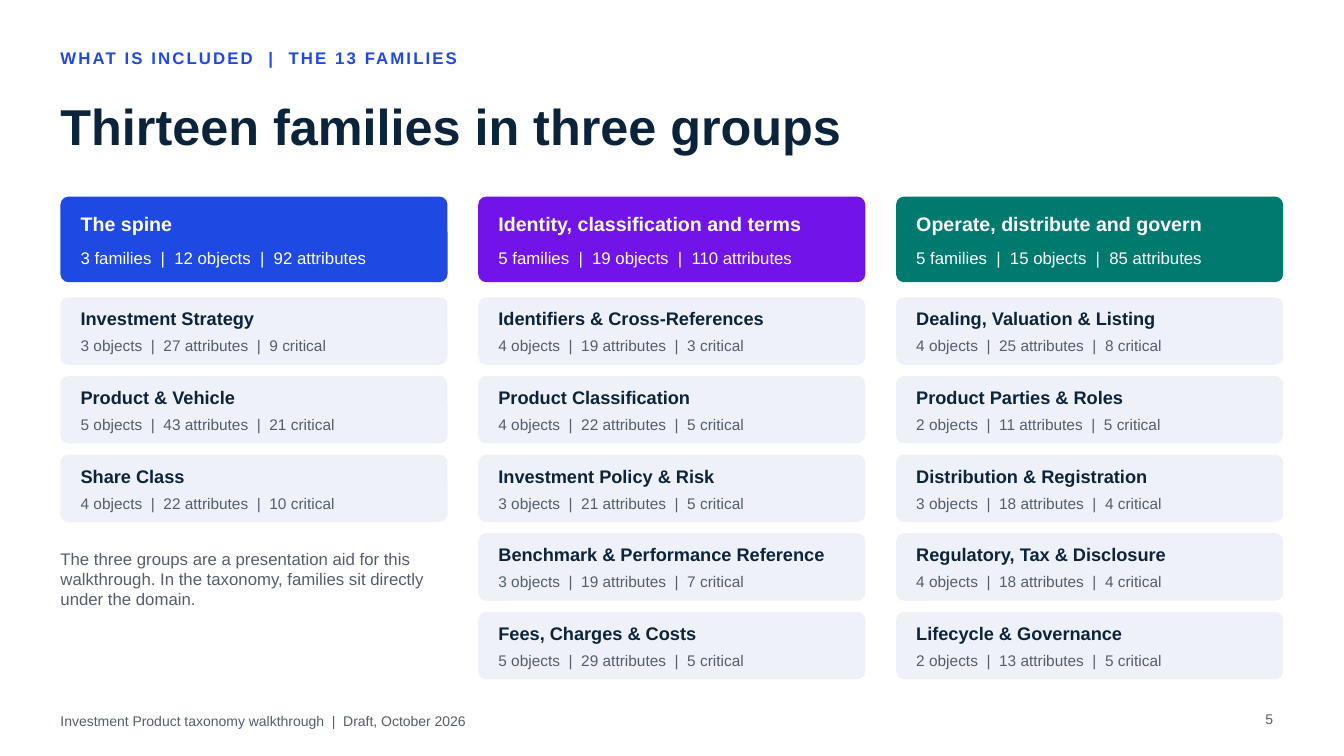
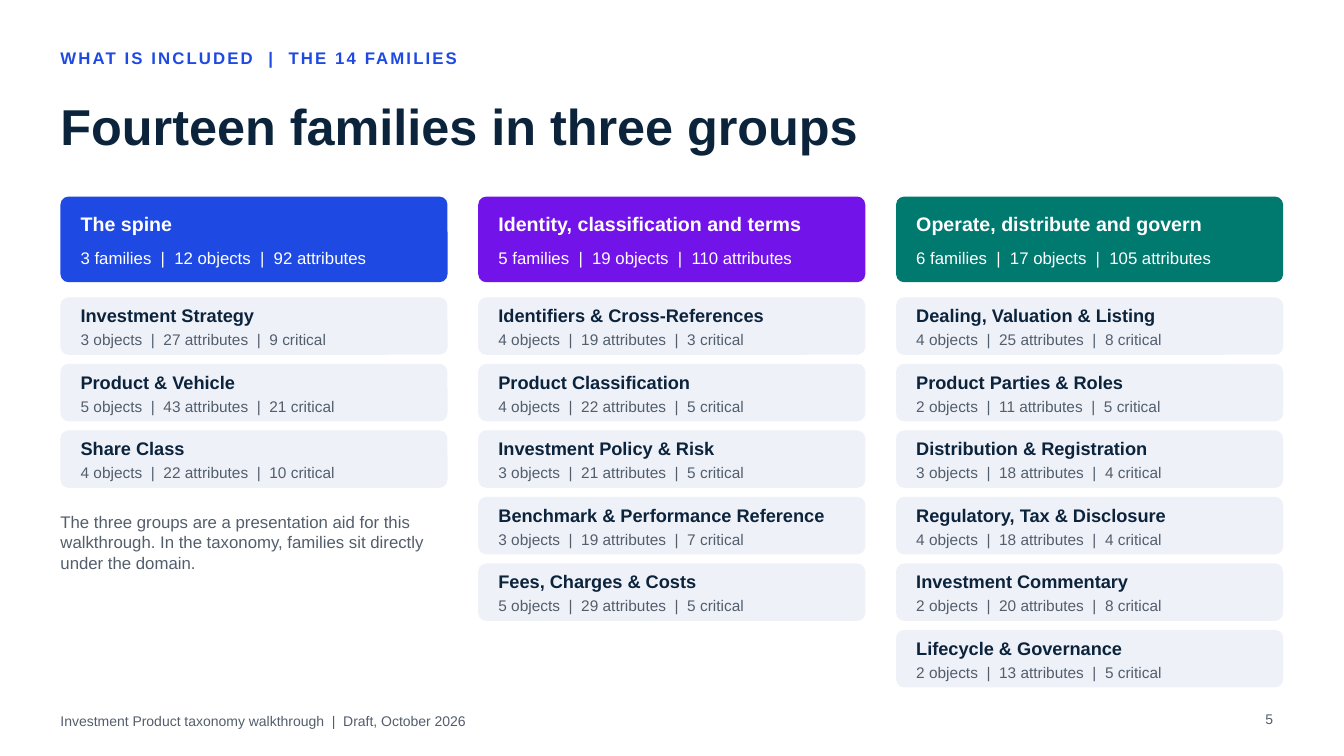
Before and after one commit to jlassetco/amt, a slide deck: slide 5 of Investment_Product_Taxonomy_Walkthrough.pptx. Drawn at 1344x756 pixels with LibreOffice and Linux fonts; fonts in the diff are those of the drawing. Boxes give left, top, right and bottom in pixels: in the first picture for what was removed or moved away, otherwise in the second. Text is boxed around its words. In the diff, an @@ line names an element or a change of style, - is before the commit and + after.

```diff
--- a/Investment_Product_Taxonomy_Walkthrough.pptx
+++ b/Investment_Product_Taxonomy_Walkthrough.pptx
@@ text at box(60, 42, 1069, 73): text changed @@
-WHAT IS INCLUDED | THE 13 FAMILIES
+WHAT IS INCLUDED | THE 14 FAMILIES
@@ title at box(60, 108, 858, 155): text changed @@
-Thirteen families in three groups
+Fourteen families in three groups
@@ text at box(916, 252, 1211, 268): text changed @@
-5 families | 15 objects | 85 attributes
+6 families | 17 objects | 105 attributes
@@ rounded rectangle: place and size @@
-rounded rectangle at box(60, 297, 448, 365)
+rounded rectangle at box(60, 297, 448, 355)
@@ rounded rectangle: place and size @@
-rounded rectangle at box(479, 297, 866, 365)
+rounded rectangle at box(479, 297, 866, 355)
@@ rounded rectangle: place and size @@
-rounded rectangle at box(896, 297, 1284, 365)
+rounded rectangle at box(896, 297, 1284, 355)
@@ 3 texts: place and size @@
-3 texts at box(81, 340, 1162, 354)
+3 texts at box(81, 334, 1162, 348)
@@ rounded rectangle: place and size @@
-rounded rectangle at box(60, 376, 448, 444)
+rounded rectangle at box(60, 364, 448, 421)
@@ rounded rectangle: place and size @@
-rounded rectangle at box(479, 376, 866, 444)
+rounded rectangle at box(479, 364, 866, 421)
@@ rounded rectangle: place and size @@
-rounded rectangle at box(896, 376, 1284, 444)
+rounded rectangle at box(896, 364, 1284, 421)
@@ 6 texts: place and size @@
-6 texts at box(81, 390, 1161, 433)
+6 texts at box(81, 375, 1161, 415)
@@ rounded rectangle: place and size @@
-rounded rectangle at box(60, 455, 448, 522)
+rounded rectangle at box(60, 431, 448, 488)
@@ rounded rectangle: place and size @@
-rounded rectangle at box(479, 455, 866, 522)
+rounded rectangle at box(479, 431, 866, 488)
@@ rounded rectangle: place and size @@
-rounded rectangle at box(896, 455, 1284, 522)
+rounded rectangle at box(896, 431, 1284, 488)
@@ 3 texts: place and size @@
-3 texts at box(81, 469, 1147, 487)
+3 texts at box(81, 441, 1147, 459)
@@ 3 texts: place and size @@
-3 texts at box(81, 498, 1162, 512)
+3 texts at box(81, 467, 1162, 481)
@@ rounded rectangle: place and size @@
-rounded rectangle at box(479, 533, 866, 601)
+rounded rectangle at box(479, 497, 866, 555)
@@ rounded rectangle: place and size @@
-rounded rectangle at box(896, 533, 1284, 601)
+rounded rectangle at box(896, 497, 1284, 555)
@@ text "The three groups are a ...": place and size @@
-text "The three groups are a ..." at box(60, 553, 423, 605)
+text "The three groups are a ..." at box(60, 516, 423, 569)
@@ 4 texts: place and size @@
-4 texts at box(498, 547, 1166, 590)
+4 texts at box(498, 508, 1166, 548)
@@ rounded rectangle: place and size @@
-rounded rectangle at box(479, 612, 866, 680)
+rounded rectangle at box(479, 564, 866, 621)
@@ text "Fees, Charges & Costs": place and size @@
-text "Fees, Charges & Costs" at box(498, 626, 696, 644)
+text "Fees, Charges & Costs" at box(498, 574, 696, 592)
@@ proportions changed in 13 elements at box(60, 297, 448, 355), box(479, 297, 866, 355), box(896, 297, 1284, 355), box(60, 364, 448, 421), box(479, 364, 866, 421), box(896, 364, 1284, 421), box(60, 431, 448, 488), box(479, 431, 866, 488), box(896, 431, 1284, 488), box(479, 497, 866, 555), box(896, 497, 1284, 555), box(479, 564, 866, 621), box(896, 564, 1284, 621) @@
@@ rounded rectangle: place and size @@
-rounded rectangle at box(896, 612, 1284, 680)
+rounded rectangle at box(896, 564, 1284, 621)
@@ text "5 objects | 29 attributes ...": place and size @@
-text "5 objects | 29 attributes ..." at box(498, 655, 744, 669)
+text "5 objects | 29 attributes ..." at box(498, 600, 744, 614)
@@ text added at box(916, 575, 1128, 592), 13 pt, text #0C233C, bold @@
+Investment Commentary
@@ text at box(916, 600, 1162, 614): text changed @@
-2 objects | 13 attributes | 5 critical
+2 objects | 20 attributes | 8 critical
@@ rounded rectangle added at box(896, 630, 1284, 688), fill #EEF1F8 @@
@@ text "Lifecycle & Governance": place and size @@
-text "Lifecycle & Governance" at box(916, 626, 1122, 644)
+text "Lifecycle & Governance" at box(916, 641, 1122, 659)
@@ text added at box(916, 667, 1162, 681), 11 pt, text #535E6C @@
+2 objects | 13 attributes | 5 critical
```
Also in this commit, not shown: 10 other slides changed, 1 other file.
